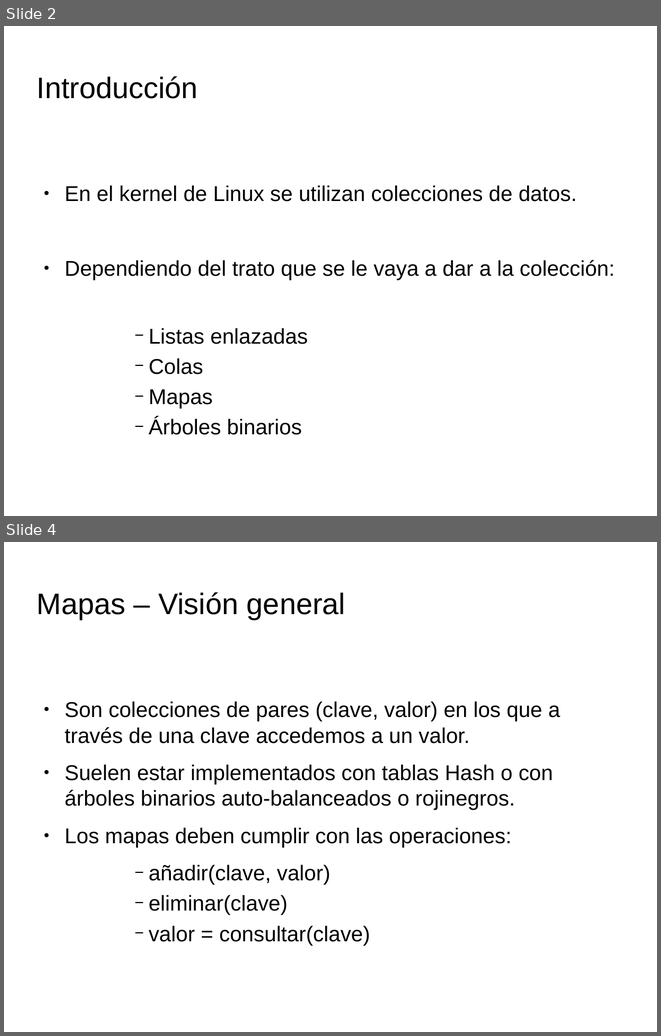
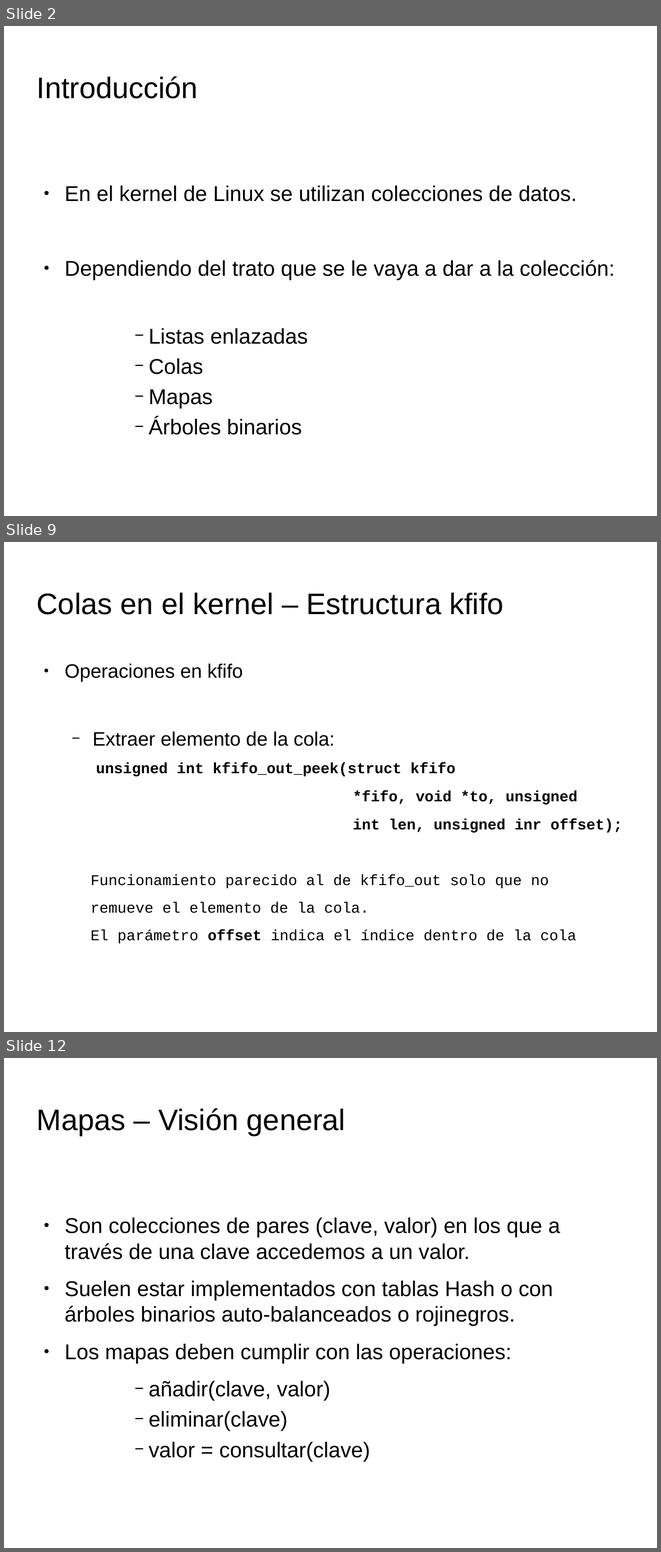
Before and after one commit to tombe85/lin, a slide deck: presentacion/EstructurasDeDatosKernel.odp. Shown one above the other, each under a label of ours: slides 2 and 4 before the commit, slides 2, 9 and 12 after it; the slides between them are not shown. The pictures are 661x1036 and 661x1552 pixels, drawn with LibreOffice and Linux fonts; fonts in the diff are those of the drawing; background and template pictures are left out. Boxes give left, top, right and bottom in pixels: in the first picture for what was removed or moved away, otherwise in the second. Text is boxed around its words. In the diff, an @@ line names an element or a change of style, - is before the commit and + after.

Commit message:
Presentacion: añadido mas datos d las colas

```diff
--- a/presentacion/EstructurasDeDatosKernel.odp
+++ b/presentacion/EstructurasDeDatosKernel.odp
@@ slide 9 added at [4,542,657,1032], background picture (left out) @@
@@ title added at [37,592,504,615], 36 pt, text #000000 @@
+Colas en el kernel – Estructura kfifo
@@ text added at [64,663,623,943], 18.2 pt, text #000000 @@
+● Operaciones en kfifo
+  − Extraer elemento de la cola:
+unsigned int kfifo_out_peek(struct kfifo
+*fifo, void *to, unsigned
+int len, unsigned inr offset);
+Funcionamiento parecido al de kfifo_out solo que no
+remueve el elemento de la cola.
+El parámetro offset indica el índice dentro de la cola
@@ what was slide 4 is now slide 12 @@
```
Also in this commit, not shown: 8 other slides added, 1 slide removed.
